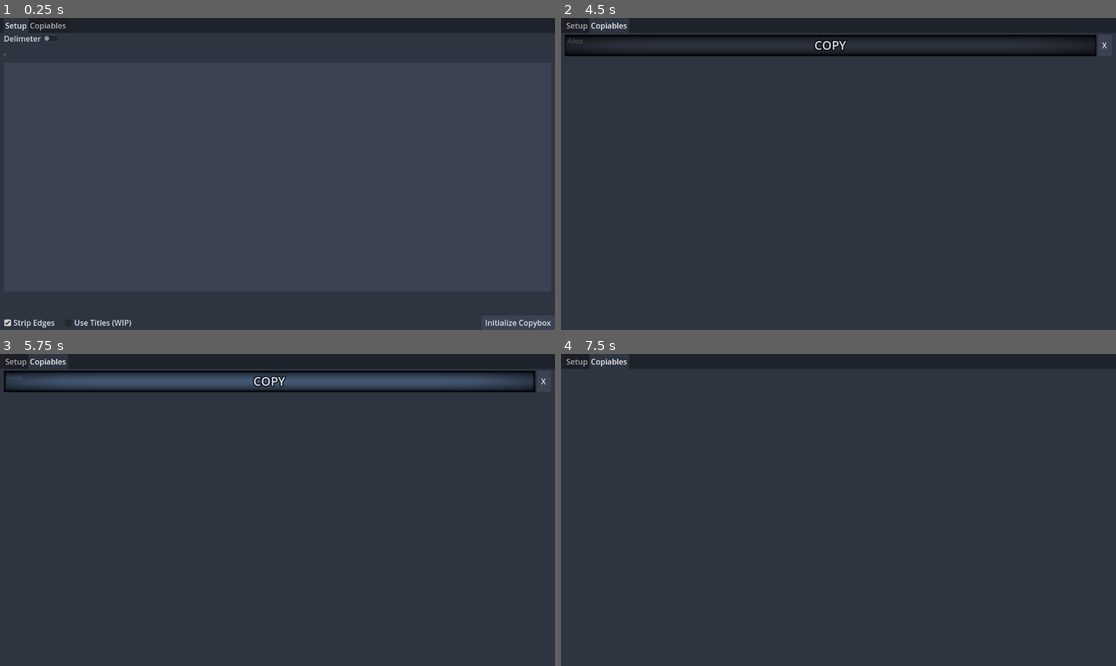
Above: before the commit, frames 1-4 (two rows, left to right).
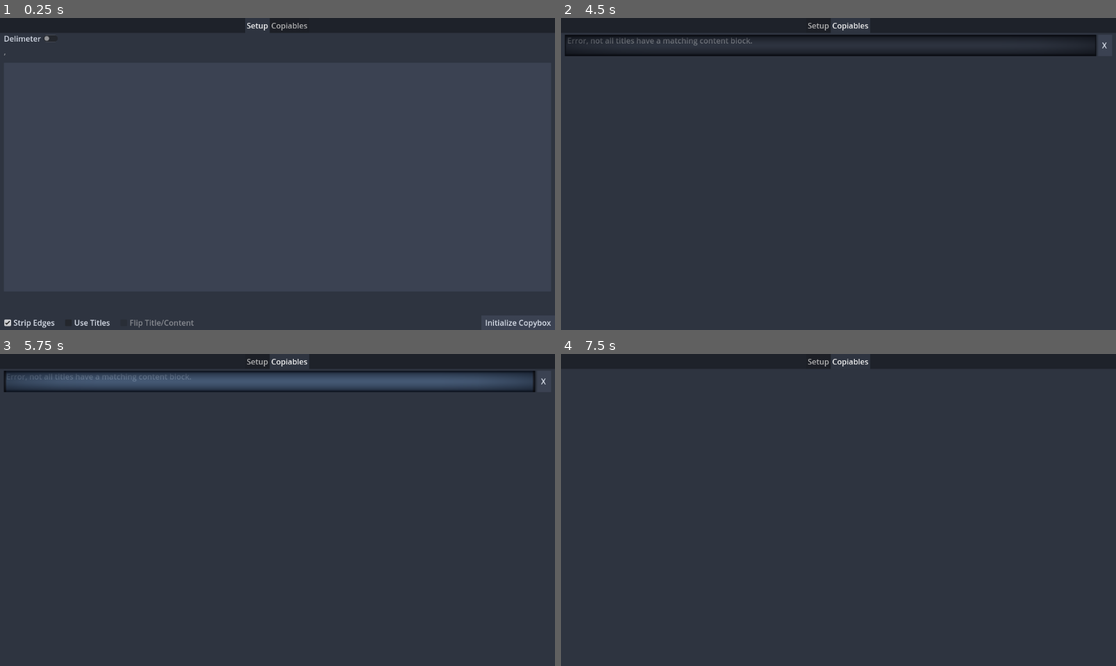
Above: after the commit, the same moments.

Repository: Scribble-Sheep/Copybox
Game: Godot game, scene res://Mainscene.tscn
The game is run twice, just before and just after one commit, with the same random seed, the same clock (stepped at 60 frames per second) and the same inputs.
Inputs (mouse positions are in pixels of both pictures, inside the frame that each line leads up to):
- Up to frame 1 (0.25 s): no input
- Up to frame 2 (4.5 s): click (838, 177) at 0.52 s; type "Alex" at 0.6 s; click "Use Titles (WIP)" (after the commit: "Use Titles") at 1.25 s; click (716, 323) at 2 s, where only the run after the commit has a clickable "Flip Title/Content"; click "Delimeter" at 2.75 s; click "Strip Edges" at 3.5 s; click "Initialize Copybox" at 4.25 s
- Up to frame 3 (5.75 s): click (271, 382) at 5 s
- Up to frame 4 (7.5 s): click (832, 382) at 5.75 s; click (832, 382) at 6.5 s; click "X" at 7.25 s

The runs differ from the first frame. In frame 1, 0.4% of the frame differs, in the area x 0-56%, y 1-100%; in frame 2, 0.6%; in frame 3, 1.4%, in the area x 1-96%, y 1-13%; in frame 4, 0.3%.

Commit message:
Add title functionality!

Diff:
--- a/CopyablesBox.gd
+++ b/CopyablesBox.gd
@@ -1,7 +1,9 @@
 extends VBoxContainer
 
 var displaybox := preload("res://LabeledCopyableDisplay.tscn")
-@onready var strip_toggle = %StripToggle
+@onready var strip_toggle := %StripToggle
+@onready var title_toggle := %TitlesToggle
+@onready var flip_toggle := %FlipToggle
 
 func _ready()-> void:
 	EventBus.initialize.connect(_on_initialize)
@@ -22,9 +24,36 @@
 	if !inStringArr is Array and inStringArr.size()==0:
 		return
 
-	for s in inStringArr:
-		if strip_toggle.button_pressed:
-			s = s.strip_edges()
-		var newchild:= displaybox.instantiate()
-		add_child(newchild)
-		newchild.initialize(s)
+	if title_toggle.button_pressed:
+		if inStringArr.size()%2: ## Unhappy early return.
+			var newchild:= displaybox.instantiate()
+			add_child(newchild)
+			newchild.initialize("Error, not all titles have a matching content block.", "")
+		else:
+			for i in inStringArr.size():
+				var s:String
+				var t:String
+
+				if i%2:
+					continue ## We are in a content. Early Return.
+
+				if strip_toggle.button_pressed:
+					s = inStringArr[i+1].strip_edges()
+					t = inStringArr[i].strip_edges()
+				else:
+					s = inStringArr[i+1]
+					t = inStringArr[i]
+				var newchild:= displaybox.instantiate()
+				add_child(newchild)
+				if flip_toggle.button_pressed:
+					newchild.initialize(t, s)
+				else:
+					newchild.initialize(s, t)
+
+	else:
+		for s in inStringArr:
+			if strip_toggle.button_pressed:
+				s = s.strip_edges()
+			var newchild:= displaybox.instantiate()
+			add_child(newchild)
+			newchild.initialize(s)
--- a/LabeledCopyableDisplay.tscn
+++ b/LabeledCopyableDisplay.tscn
@@ -2,7 +2,7 @@
 
 [ext_resource type="Script" path="res://LabeledCopyableDisplay.gd" id="1_s24os"]
 [ext_resource type="Texture2D" uid="uid://c2j0wda35t2mx" path="res://nineslice.png" id="2_ohrsc"]
-[ext_resource type="SystemFont" uid="uid://duoi8yke4myd5" path="res://comicsans.tres" id="3_4rdug"]
+[ext_resource type="SystemFont" uid="uid://duoi8yke4myd5" path="res://UsedFont.tres" id="3_nyxqe"]
 
 [sub_resource type="CanvasItemMaterial" id="CanvasItemMaterial_wxrxw"]
 blend_mode = 3
@@ -39,10 +39,8 @@
 
 [sub_resource type="LabelSettings" id="LabelSettings_6p40s"]
 line_spacing = 0.0
-font = ExtResource("3_4rdug")
-font_size = 25
+font = ExtResource("3_nyxqe")
 font_color = Color(0.847059, 0.870588, 0.913725, 1)
-outline_size = 10
 outline_color = Color(0, 0, 0, 0.690196)
 
 [node name="Control" type="MarginContainer"]
@@ -129,6 +127,7 @@
 horizontal_alignment = 1
 vertical_alignment = 1
 autowrap_mode = 3
+clip_text = true
 
 [node name="Control" type="Control" parent="HBoxContainer"]
 custom_minimum_size = Vector2(29.315, 0)
--- a/Mainscene.tscn
+++ b/Mainscene.tscn
@@ -1,7 +1,8 @@
-[gd_scene load_steps=3 format=3 uid="uid://ckfaab762ijsb"]
+[gd_scene load_steps=4 format=3 uid="uid://ckfaab762ijsb"]
 
 [ext_resource type="Script" path="res://TabBar.gd" id="1_c0t2p"]
 [ext_resource type="Script" path="res://CopyablesBox.gd" id="1_jnc58"]
+[ext_resource type="Script" path="res://TitlesToggle.gd" id="2_8mpku"]
 
 [node name="Root" type="Control"]
 layout_mode = 3
@@ -18,6 +19,7 @@
 anchor_bottom = 1.0
 grow_horizontal = 2
 grow_vertical = 2
+tab_alignment = 1
 script = ExtResource("1_c0t2p")
 
 [node name="Setup" type="VBoxContainer" parent="TabBar"]
@@ -62,7 +64,14 @@
 [node name="TitlesToggle" type="CheckBox" parent="TabBar/Setup/HBoxContainer"]
 unique_name_in_owner = true
 layout_mode = 2
-text = "Use Titles (WIP)"
+text = "Use Titles"
+script = ExtResource("2_8mpku")
+
+[node name="FlipToggle" type="CheckBox" parent="TabBar/Setup/HBoxContainer"]
+unique_name_in_owner = true
+layout_mode = 2
+disabled = true
+text = "Flip Title/Content"
 
 [node name="InitButton" type="Button" parent="TabBar/Setup/HBoxContainer"]
 custom_minimum_size = Vector2(145, 30)
@@ -81,4 +90,5 @@
 script = ExtResource("1_jnc58")
 
 [connection signal="toggled" from="TabBar/Setup/DelimeterToggle" to="TabBar" method="_on_delimeter_toggle_toggled"]
+[connection signal="toggled" from="TabBar/Setup/HBoxContainer/TitlesToggle" to="TabBar/Setup/HBoxContainer/TitlesToggle" method="_on_toggled"]
 [connection signal="pressed" from="TabBar/Setup/HBoxContainer/InitButton" to="TabBar" method="_on_initbutton_pressed"]
--- a/NordTheme.tres
+++ b/NordTheme.tres
@@ -1,7 +1,7 @@
 [gd_resource type="Theme" load_steps=13 format=3 uid="uid://pxj46erdn668"]
 
 [ext_resource type="StyleBox" uid="uid://cbt5wwsiulcyo" path="res://Nord_Text_Panel.tres" id="1_bet28"]
-[ext_resource type="SystemFont" uid="uid://duoi8yke4myd5" path="res://comicsans.tres" id="1_o26fg"]
+[ext_resource type="SystemFont" uid="uid://duoi8yke4myd5" path="res://UsedFont.tres" id="1_o26fg"]
 [ext_resource type="StyleBox" uid="uid://dm765bv3uk3g3" path="res://Nord_Disabled_Panel.tres" id="2_05vl6"]
 
 [sub_resource type="StyleBoxEmpty" id="StyleBoxEmpty_xjs4p"]
@@ -59,6 +59,7 @@
 CheckBox/colors/font_outline_color = Color(0.847059, 0.870588, 0.913725, 1)
 CheckBox/colors/font_pressed_color = Color(0.847059, 0.870588, 0.913725, 1)
 CheckBox/fonts/font = ExtResource("1_o26fg")
+CheckBox/styles/focus = ExtResource("2_05vl6")
 CheckBox/styles/hover = ExtResource("2_05vl6")
 CheckBox/styles/hover_pressed = ExtResource("2_05vl6")
 CheckBox/styles/normal = ExtResource("2_05vl6")
--- /dev/null
+++ b/TitlesToggle.gd
@@ -0,0 +1,8 @@
+extends CheckBox
+
+
+@onready var toggled_child := %FlipToggle
+
+
+func _on_toggled(toggled_on: bool) -> void:
+	toggled_child.disabled = !toggled_on
Renamed: comicsans.tres -> UsedFont.tres
Binary file changed: nineslice.png
